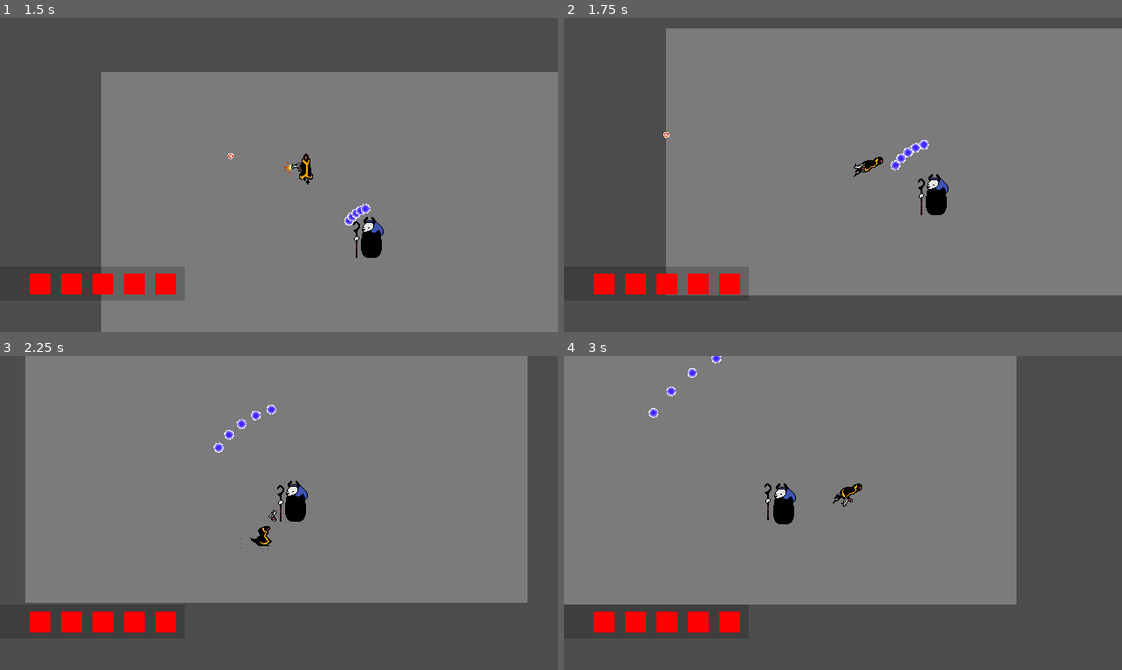
Above: before the commit, frames 1-4 (two rows, left to right).
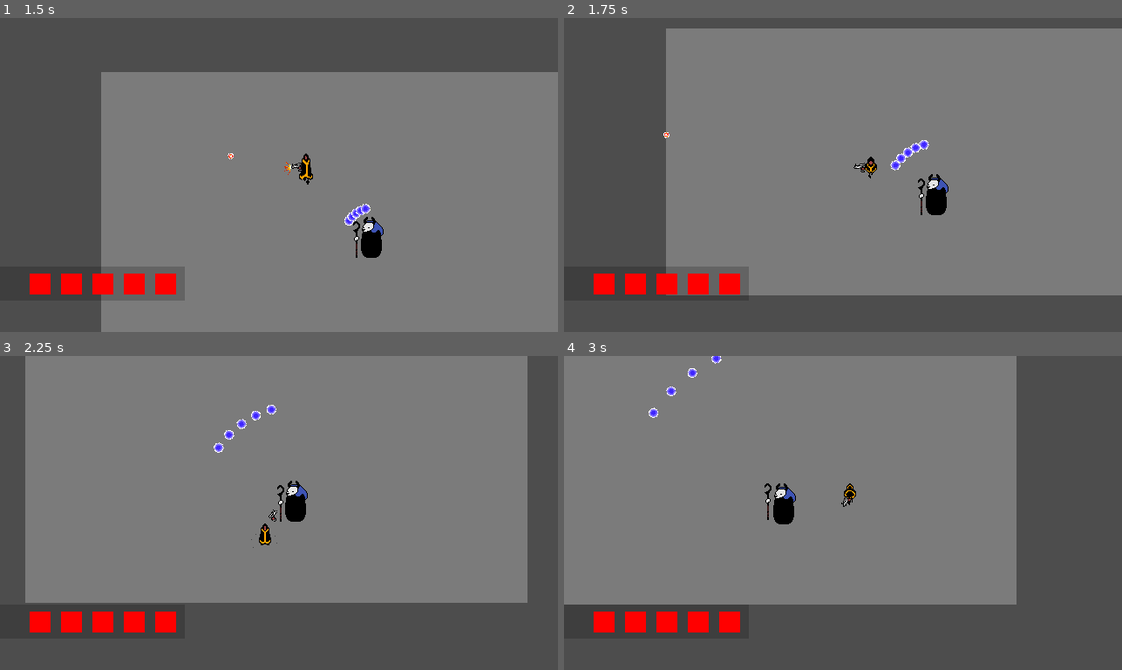
Above: after the commit, the same moments.

Repository: Lukko-Digital/WellesleyGameJam2024
Game: Godot game, scene res://src/main.tscn
Same seed, same stepped clock (60 frames per second), same inputs: the game is played once before the commit and once after it.
Inputs (mouse positions are in pixels of both pictures, inside the frame that each line leads up to):
- Up to frame 1 (1.5 s): move the mouse to (401, 159) at 0.52 s; hold D (right) 0.53-1.28 s; hold Shift (roll) 0.53-1.28 s; move the mouse to (167, 190) at 1.27 s; hold S (down) from 1.28 s (still down); click (167, 190) at 1.35 s
- Up to frame 2 (1.75 s): keep holding S (down); tap Shift (roll) at 1.55 s
- Up to frame 3 (2.25 s): move the mouse to (334, 443) at 2.02 s; release S (down) at 2.03 s; hold D (right) from 2.03 s (still down); hold Shift (roll) from 2.03 s (still down)
- Up to frame 4 (3 s): move the mouse to (815, 575) at 2.77 s; release D (right) at 2.78 s; release Shift (roll) at 2.78 s; hold W (up) from 2.78 s (still down); tap Shift (roll) at 2.85 s

Frame 1 is identical in both runs. In frame 2, 0.1% of the frame differs, in the area x 51-58%, y 44-52%; in frame 3, 0.1%; in frame 4, 0.1%, in the area x 48-54%, y 40-48%.

Commit message:
roll all directions

Diff:
--- a/src/player/player.gd
+++ b/src/player/player.gd
@@ -115,7 +115,19 @@
 	if velocity == Vector2.ZERO:
 		return
 	rolling = true
-	sprite.play("dodge_down_right")
+
+	match velocity.normalized().round():
+		# down diag and horizontal
+		Vector2.RIGHT, Vector2(1, 1), Vector2.LEFT, Vector2(-1, 1):
+			sprite.play("dodge_down_right")
+		# up diag
+		Vector2(1, -1), Vector2(-1, -1):
+			sprite.play("dodge_up_right")
+		Vector2.DOWN:
+			sprite.play("dodge_down")
+		Vector2.UP:
+			sprite.play("dodge_up")
+
 	await sprite.animation_finished
 	rolling = false
 
